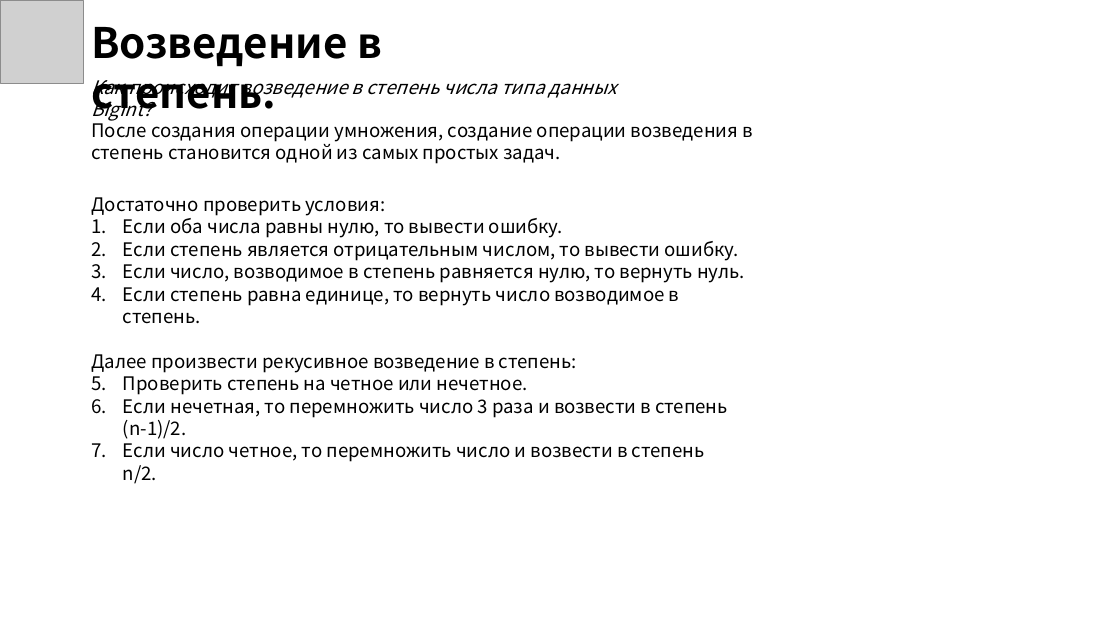
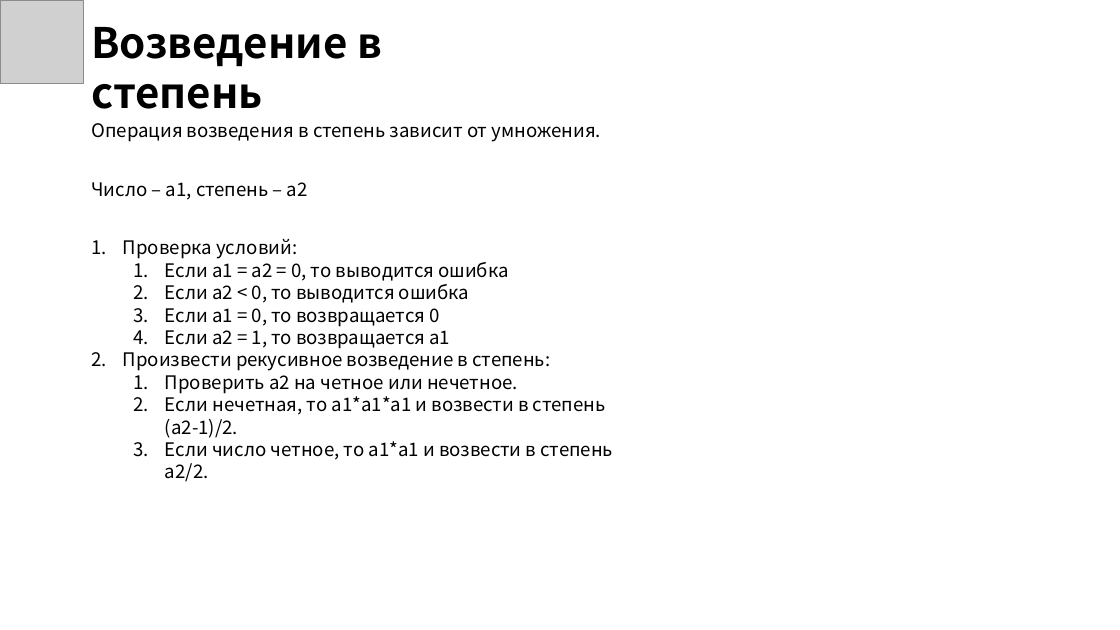
Before and after one commit to Elsium/ASD, a slide deck: slide 15 of presentation/presentation.pptx (slide 16 before the commit). Drawn at 1120x630 pixels with LibreOffice and Linux fonts; fonts in the diff are those of the drawing; grey boxes stand for pictures; background and template pictures are left out. Boxes give left, top, right and bottom in pixels: in the first picture for what was removed or moved away, otherwise in the second. Text is boxed around its words. In the diff, an @@ line names an element or a change of style, - is before the commit and + after.

Commit message:
Edit: presentation

```diff
--- a/presentation/presentation.pptx
+++ b/presentation/presentation.pptx
@@ text at [91,27,382,109]: text changed @@
-Возведение в степень.
+Возведение в степень
@@ text removed at [91,80,617,121] @@
-Как происходит возведение в степень числа типа данных BigInt?
@@ text at [91,123,613,482]: text changed @@
-После создания операции умножения, создание операции возведения в степень становится одной из самых простых задач.
-Достаточно проверить условия:
-1. Если оба числа равны нулю, то вывести ошибку.
-2. Если степень является отрицательным числом, то вывести ошибку.
-3. Если число, возводимое в степень равняется нулю, то вернуть нуль.
-4. Если степень равна единице, то вернуть число возводимое в степень.
-Далее произвести рекусивное возведение в степень:
-1. Проверить степень на четное или нечетное.
-2. Если нечетная, то перемножить число 3 раза и возвести в степень
-   (n-1)/2.
-3. Если число четное, то перемножить число и возвести в степень
-   n/2.
+Операция возведения в степень зависит от умножения.
+Число – а1, степень – а2
+1. Проверка условий:
+  1. Если а1 = а2 = 0, то выводится ошибка
+  2. Если а2 < 0, то выводится ошибка
+  3. Если a1 = 0, то возвращается 0
+  4. Если а2 = 1, то возвращается a1
+2. Произвести рекусивное возведение в степень:
+  1. Проверить a2 на четное или нечетное.
+  2. Если нечетная, то a1*a1*a1 и возвести в степень
+     (a2-1)/2.
+  3. Если число четное, то a1*a1 и возвести в степень
+     a2/2.
```
Also in this commit, not shown: 15 other slides changed, 3 slides added, 4 slides removed, 4 other files.
